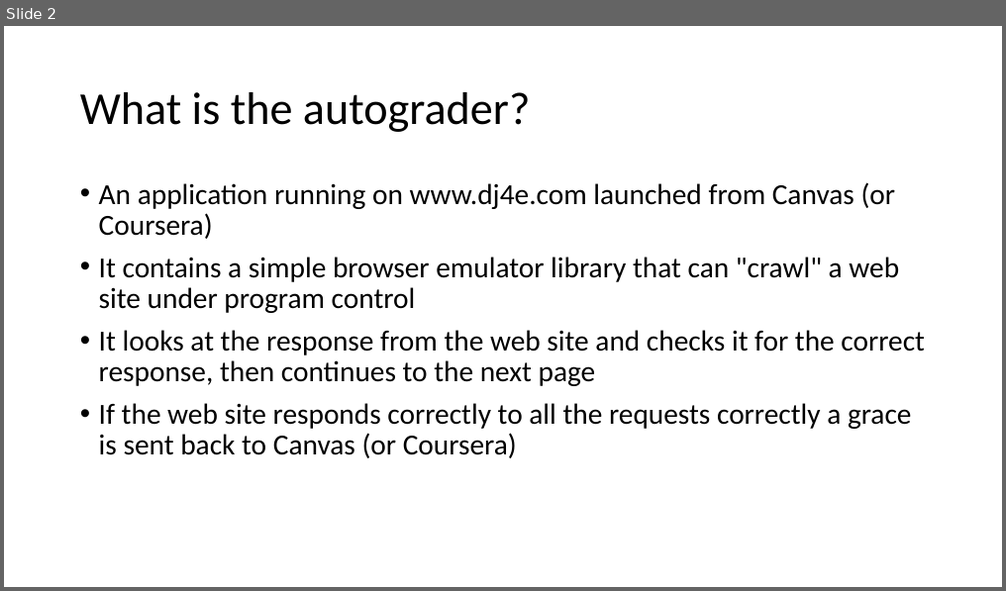
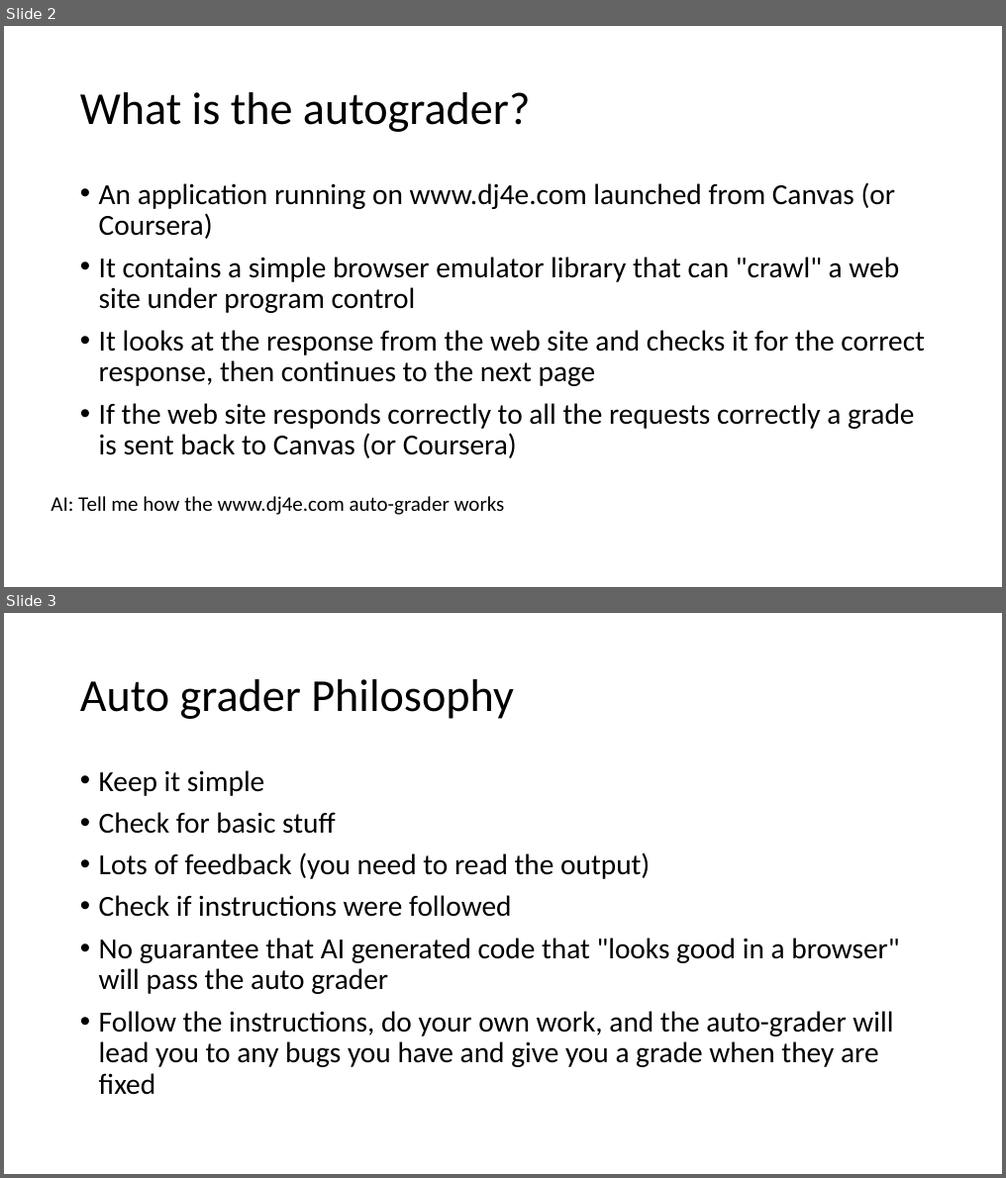
Before and after one commit to csev/dj4e, a slide deck: lectures/00-Auto-Grader.pptx. Shown one above the other, each under a label of ours: slide 2 before the commit, slides 2 and 3 after it. The pictures are 1006x591 and 1006x1178 pixels, drawn with LibreOffice and Linux fonts; fonts in the diff are those of the drawing. Boxes give left, top, right and bottom in pixels: in the first picture for what was removed or moved away, otherwise in the second. Text is boxed around its words. In the diff, an @@ line names an element or a change of style, - is before the commit and + after.

```diff
--- a/lectures/00-Auto-Grader.pptx
+++ b/lectures/00-Auto-Grader.pptx
@@ slide 3 added at <box>4,613,1002,1174</box>, background #FFFFFF @@
@@ title added at <box>80,679,514,719</box>, 44 pt, text #000000 @@
+Auto grader Philosophy
@@ text added at <box>99,770,899,1095</box>, 28 pt, text #000000 @@
+• Keep it simple
+• Check for basic stuff
+• Lots of feedback (you need to read the output)
+• Check if instructions were followed
+• No guarantee that AI generated code that "looks good in a browser" will pass the auto grader
+• Follow the instructions, do your own work, and the auto-grader will lead you to any bugs you have and give you a grade when they are fixed
@@ slide 2 changed as well @@
@@ text at <box>99,403,915,459</box>: text changed @@
-• If the web site responds correctly to all the requests correctly a grace is sent back to Canvas (or Coursera)
+• If the web site responds correctly to all the requests correctly a grade is sent back to Canvas (or Coursera)
@@ text added at <box>51,496,505,515</box>, 20 pt, text #000000 @@
+AI: Tell me how the www.dj4e.com auto-grader works
```
Also in this commit, not shown: 1 other slide changed, 3 other slides added, 3 slides removed, 10 other files.
